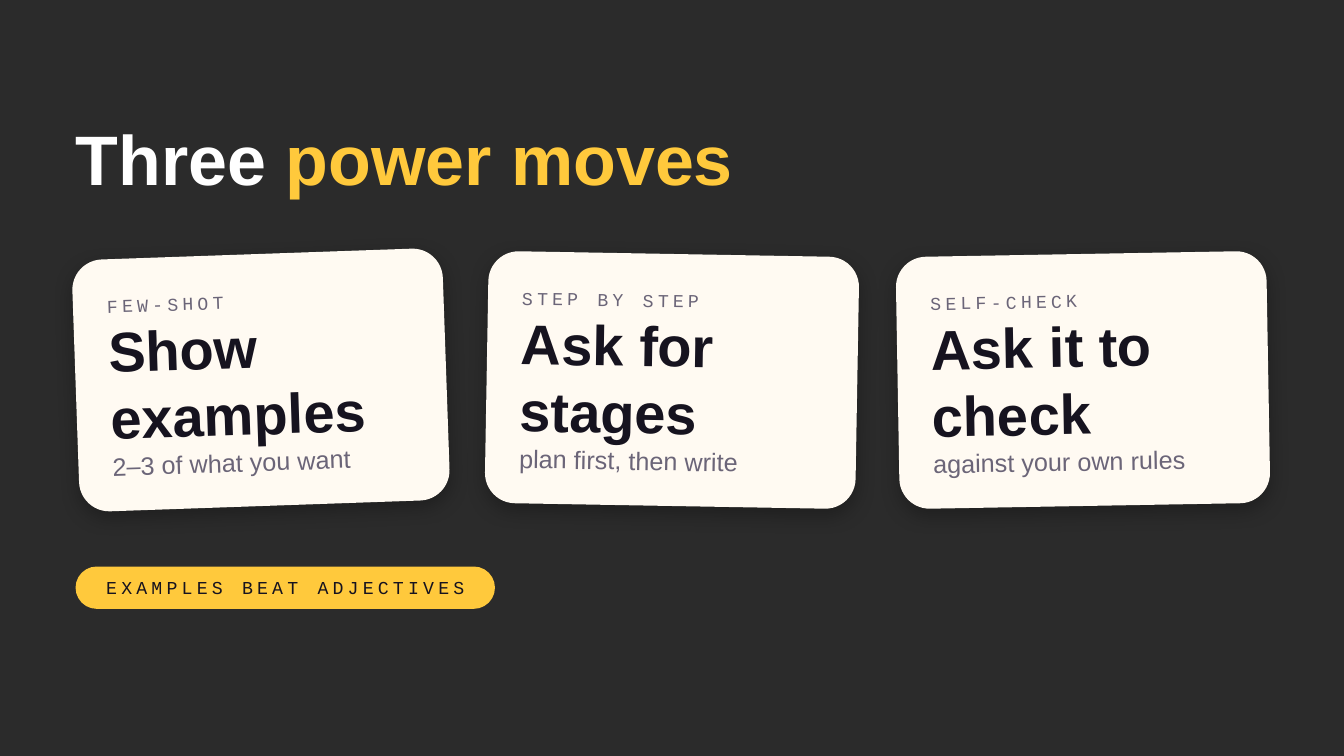
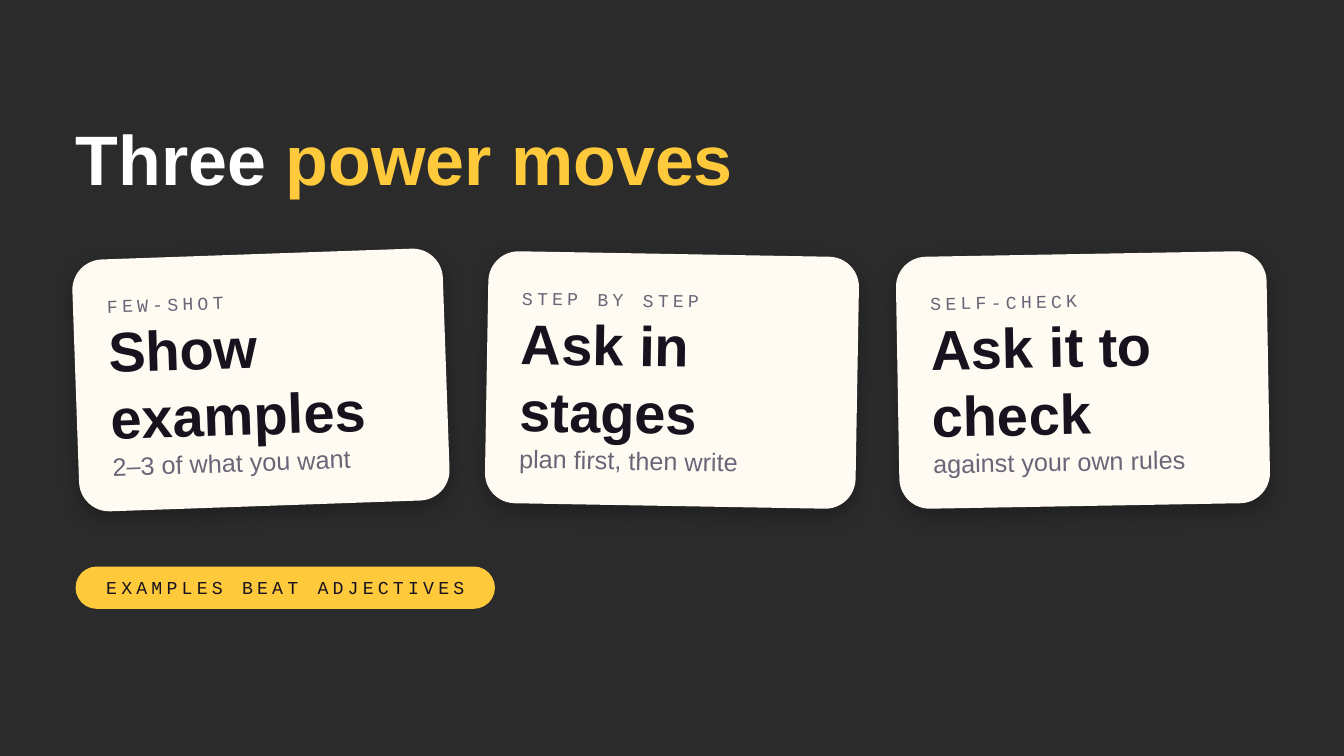
Before and after one commit to ffouladgar-ux/motion-graphics, a slide deck: slide 55 of courses/uca-ai/day2/UCA_AI_Day2.pptx (slide 31 before the commit). Drawn at 1344x756 pixels with LibreOffice and Linux fonts; fonts in the diff are those of the drawing; background and template pictures are left out; a plain dark background stands for a picture behind light text. Boxes give left, top, right and bottom in pixels: in the first picture for what was removed or moved away, otherwise in the second. Text is boxed around its words. In the diff, an @@ line names an element or a change of style, - is before the commit and + after.

```diff
--- a/courses/uca-ai/day2/UCA_AI_Day2.pptx
+++ b/courses/uca-ai/day2/UCA_AI_Day2.pptx
@@ text in rounded rectangle at [520, 324, 697, 443]: text changed @@
-Ask for stages
+Ask in stages
```
Also in this commit, not shown: 8 other slides changed, 26 slides added, 1 slide removed, 7 other files.
